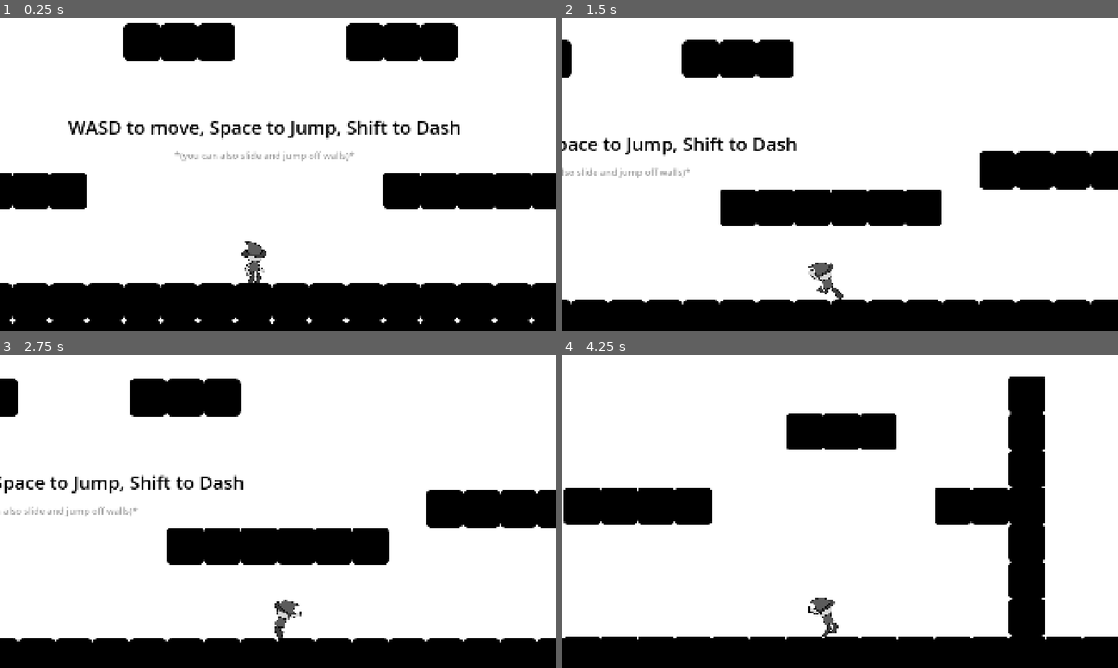
Above: before the commit, frames 1-4 (two rows, left to right).
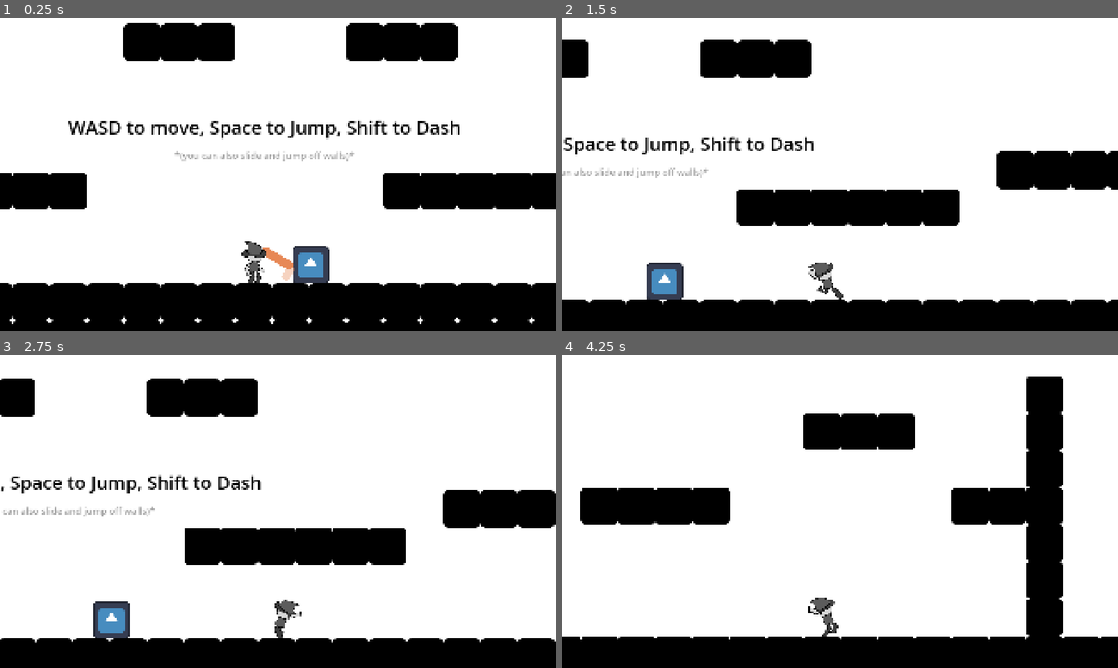
Above: after the commit, the same moments.

Repository: MaWo31/Metroidvania
Game: Godot game, scene res://Scenes/root.tscn
Two runs of this game, one before a commit and one after it. Both use one fixed random seed, a clock stepped at 60 frames per second and the inputs below. The engine's default icon, where the game draws it, is replaced by a stand-in: a white triangle on a blue panel in a dark square.
Inputs (mouse positions are in pixels of both pictures, inside the frame that each line leads up to):
- Up to frame 1 (0.25 s): no input
- Up to frame 2 (1.5 s): tap Enter at 0.5 s; move the mouse to (962, 158) at 0.52 s; hold D (move_right) from 0.53 s (still down); click (962, 158) at 0.6 s; tap Space (jump) at 0.77 s; tap S (look_down, bound only after the commit) at 0.8, 1.35 s; move the mouse to (728, 190) at 1.27 s; click (728, 190) at 1.42 s
- Up to frame 3 (2.75 s): tap Space (jump) at 1.52 s; tap W (look_up, bound only after the commit) at 1.55, 2.1 s; move the mouse to (333, 442) at 2.02 s; release D (move_right) at 2.03 s; hold A (move_left) from 2.03 s (still down); click (333, 442) at 2.3 s
- Up to frame 4 (4.25 s): move the mouse to (812, 574) at 2.77 s; release A (move_left) at 2.78 s; hold D (move_right) from 2.78 s (still down); tap Shift (dash) at 2.85 s; click (812, 574) at 2.92 s; tap Space (jump) at 3.02, 3.77 s; tap S (look_down, bound only after the commit) at 3.05 s; move the mouse to (1006, 558) at 3.52 s; click (1006, 558) at 3.6 s; tap W (look_up, bound only after the commit) at 3.8 s

The runs differ from the first frame. In frame 1, 0.9% of the frame differs, in the area x 47-60%, y 72-85%; in frame 2, 5.2%; in frame 3, 5.2%; in frame 4, 7.1%, in the area x 0-97%, y 6-91%.

Commit message:
HealthCompnent, HurtBox, HitBox

Diff:
--- /dev/null
+++ b/Scenes/attack_dummy.tscn
@@ -0,0 +1,34 @@
+[gd_scene format=3 uid="uid://dhrwfoiwrwe1s"]
+
+[ext_resource type="Texture2D" uid="uid://cu71x1t6uiqad" path="res://icon.svg" id="1_a0qys"]
+[ext_resource type="Script" uid="uid://c4lrggecpsbm7" path="res://Scripts/attack_dummy.gd" id="1_y6qmo"]
+[ext_resource type="Script" uid="uid://17tlnc232pr3" path="res://Scripts/health_component.gd" id="2_f0dhx"]
+[ext_resource type="Script" uid="uid://f2uvgn77p1mv" path="res://Scripts/hurtbox.gd" id="4_boaht"]
+
+[sub_resource type="RectangleShape2D" id="RectangleShape2D_kucvw"]
+size = Vector2(128, 128)
+
+[sub_resource type="RectangleShape2D" id="RectangleShape2D_riqys"]
+size = Vector2(128, 128)
+
+[node name="AttackDummy" type="CharacterBody2D" unique_id=389073929 groups=["Enemy"]]
+collision_layer = 4
+collision_mask = 2
+script = ExtResource("1_y6qmo")
+
+[node name="Sprite2D" type="Sprite2D" parent="." unique_id=554619888]
+texture = ExtResource("1_a0qys")
+
+[node name="CollisionShape2D" type="CollisionShape2D" parent="." unique_id=139462250]
+shape = SubResource("RectangleShape2D_kucvw")
+
+[node name="HealthComponent" type="Node" parent="." unique_id=1985545786]
+script = ExtResource("2_f0dhx")
+metadata/_custom_type_script = "uid://17tlnc232pr3"
+
+[node name="HurtBox" type="Area2D" parent="." unique_id=325396890]
+script = ExtResource("4_boaht")
+metadata/_custom_type_script = "uid://f2uvgn77p1mv"
+
+[node name="CollisionShape2D" type="CollisionShape2D" parent="HurtBox" unique_id=1423914025]
+shape = SubResource("RectangleShape2D_riqys")
--- a/Scenes/player.tscn
+++ b/Scenes/player.tscn
@@ -7,6 +7,10 @@
 [ext_resource type="Texture2D" uid="uid://dkpoopknxgdka" path="res://Assets/PlayerSpriteSheet.png" id="6_3smsa"]
 [ext_resource type="Script" uid="uid://b5r8h7gwsus1k" path="res://Scripts/player_states.gd" id="6_x3wgy"]
 [ext_resource type="Script" uid="uid://bi560iwtv15ev" path="res://Scripts/player_animations.gd" id="7_3smsa"]
+[ext_resource type="Script" uid="uid://17tlnc232pr3" path="res://Scripts/health_component.gd" id="8_8erm5"]
+[ext_resource type="Script" uid="uid://f2uvgn77p1mv" path="res://Scripts/hurtbox.gd" id="9_f1ek2"]
+[ext_resource type="Script" uid="uid://duee5dfv7fo3y" path="res://Scripts/hitbox.gd" id="10_tx1dd"]
+[ext_resource type="Texture2D" uid="uid://dtssi5dsl5cg7" path="res://Assets/slash.png" id="11_gymyn"]
 
 [sub_resource type="AtlasTexture" id="AtlasTexture_pu2lt"]
 atlas = ExtResource("6_3smsa")
@@ -95,7 +99,43 @@
 [sub_resource type="RectangleShape2D" id="RectangleShape2D_bhunq"]
 size = Vector2(22, 114)
 
-[node name="Player" type="CharacterBody2D" unique_id=1599080216]
+[sub_resource type="CapsuleShape2D" id="CapsuleShape2D_tx1dd"]
+radius = 11.0
+height = 94.0
+
+[sub_resource type="RectangleShape2D" id="RectangleShape2D_sn0t7"]
+size = Vector2(115, 119)
+
+[sub_resource type="AtlasTexture" id="AtlasTexture_fd4e3"]
+atlas = ExtResource("11_gymyn")
+region = Rect2(768, 0, 256, 256)
+
+[sub_resource type="AtlasTexture" id="AtlasTexture_7dp3o"]
+atlas = ExtResource("11_gymyn")
+region = Rect2(256, 0, 256, 256)
+
+[sub_resource type="AtlasTexture" id="AtlasTexture_h4iuc"]
+atlas = ExtResource("11_gymyn")
+region = Rect2(512, 0, 256, 256)
+
+[sub_resource type="SpriteFrames" id="SpriteFrames_bhunq"]
+animations = [{
+"frames": [{
+"duration": 1.0,
+"texture": SubResource("AtlasTexture_fd4e3")
+}, {
+"duration": 2.0,
+"texture": SubResource("AtlasTexture_7dp3o")
+}, {
+"duration": 1.0,
+"texture": SubResource("AtlasTexture_h4iuc")
+}],
+"loop": 0,
+"name": &"S1",
+"speed": 10.0
+}]
+
+[node name="Player" type="CharacterBody2D" unique_id=1599080216 groups=["Player"]]
 collision_layer = 2
 script = ExtResource("1_cvnsp")
 
@@ -105,6 +145,7 @@
 texture = ExtResource("2_vgqql")
 
 [node name="AnimatedSprite2D" type="AnimatedSprite2D" parent="." unique_id=323939244]
+z_index = 10
 scale = Vector2(0.6, 0.6)
 sprite_frames = SubResource("SpriteFrames_riqys")
 animation = &"Idle"
@@ -150,3 +191,42 @@
 script = ExtResource("7_3smsa")
 player = NodePath("..")
 metadata/_custom_type_script = "uid://bi560iwtv15ev"
+
+[node name="HealthComponent" type="Node" parent="." unique_id=1686583511]
+script = ExtResource("8_8erm5")
+metadata/_custom_type_script = "uid://17tlnc232pr3"
+
+[node name="HurtBox" type="Area2D" parent="." unique_id=2123369679]
+collision_layer = 2
+collision_mask = 4
+script = ExtResource("9_f1ek2")
+metadata/_custom_type_script = "uid://f2uvgn77p1mv"
+
+[node name="CollisionShape2D" type="CollisionShape2D" parent="HurtBox" unique_id=153954389]
+z_index = 20
+position = Vector2(-5, 15)
+shape = SubResource("CapsuleShape2D_tx1dd")
+debug_color = Color(0.16499284, 0.6449637, 1.732707e-06, 0.41960785)
+
+[node name="Attacks" type="Node2D" parent="." unique_id=2013669822]
+
+[node name="Attack1" type="Area2D" parent="Attacks" unique_id=1500470452]
+collision_layer = 2
+collision_mask = 4
+script = ExtResource("10_tx1dd")
+metadata/_custom_type_script = "uid://duee5dfv7fo3y"
+
+[node name="CollisionShape2D" type="CollisionShape2D" parent="Attacks/Attack1" unique_id=691652263]
+position = Vector2(85, 8.5)
+shape = SubResource("RectangleShape2D_sn0t7")
+disabled = true
+debug_color = Color(0.97390443, 0, 0.4340493, 0.41960785)
+
+[node name="Slash" type="AnimatedSprite2D" parent="Attacks" unique_id=1176730610]
+z_index = 9
+position = Vector2(82, 7)
+scale = Vector2(0.5, 0.5)
+sprite_frames = SubResource("SpriteFrames_bhunq")
+animation = &"S1"
+frame = 1
+frame_progress = 1.0
--- a/Scenes/root.tscn
+++ b/Scenes/root.tscn
@@ -3,6 +3,7 @@
 [ext_resource type="Texture2D" uid="uid://cu71x1t6uiqad" path="res://icon.svg" id="1_i04dx"]
 [ext_resource type="PackedScene" uid="uid://c5eaedhs2mkll" path="res://Scenes/player.tscn" id="2_8pvmw"]
 [ext_resource type="Script" uid="uid://c60wetvvem2kr" path="res://Scripts/camera_2d.gd" id="3_vnucn"]
+[ext_resource type="PackedScene" uid="uid://dhrwfoiwrwe1s" path="res://Scenes/attack_dummy.tscn" id="4_c3mwy"]
 
 [sub_resource type="TileSetAtlasSource" id="TileSetAtlasSource_8pvmw"]
 texture = ExtResource("1_i04dx")
@@ -63,3 +64,6 @@
 theme_override_colors/font_color = Color(0.62152386, 0.62152386, 0.6215238, 1)
 theme_override_font_sizes/font_size = 32
 text = "*(you can also slide and jump off walls)*"
+
+[node name="AttackDummy" parent="." unique_id=389073929 instance=ExtResource("4_c3mwy")]
+position = Vector2(6, -64)
--- /dev/null
+++ b/Scripts/attack_dummy.gd
@@ -0,0 +1,3 @@
+class_name Enemy extends CharacterBody2D
+
+@onready var health_component: HealthComponent = $HealthComponent
--- /dev/null
+++ b/Scripts/health_component.gd
@@ -0,0 +1,24 @@
+class_name HealthComponent extends Node
+
+signal died
+signal health_changed
+
+@export var max_health := 2.0
+
+var health := 0.0
+
+func _ready() -> void:
+	health = max_health
+
+func take_dmg(amount):
+	health -= amount
+	clamp(health, 0, max_health)
+	print(owner, " ouch")
+	if health == 0:
+		died.emit()
+	health_changed.emit()
+
+func heal(amount):
+	health += amount
+	clamp(health, 0, max_health)
+	health_changed.emit()
--- /dev/null
+++ b/Scripts/hitbox.gd
@@ -0,0 +1,8 @@
+class_name HitBox extends Area2D
+
+@export var damage := 1
+@export var impact := 0.5
+
+func _ready() -> void:
+	collision_layer = 16
+	collision_mask = 0
--- /dev/null
+++ b/Scripts/hurtbox.gd
@@ -0,0 +1,28 @@
+class_name HurtBox extends Area2D
+
+func _ready() -> void:
+	collision_layer = 0
+	collision_mask = 16
+	area_entered.connect(_on_area_entered)
+
+func _on_area_entered(hitbox: HitBox) -> void:
+	if hitbox == null:
+		return
+
+	var attacker = hitbox.owner
+	var target = owner
+
+	if attacker == null or target == null:
+		return
+
+	if attacker.is_in_group("Player") and target.is_in_group("Player"):
+		return
+
+	if attacker.is_in_group("Enemy") and target.is_in_group("Enemy"):
+		return
+
+	if owner.get_node("HealthComponent") != null:
+		owner.health_component.take_dmg(hitbox.damage)
+		get_tree().paused = true
+		await get_tree().create_timer(hitbox.impact / 10).timeout
+		get_tree().paused = false
--- a/Scripts/input_component.gd
+++ b/Scripts/input_component.gd
@@ -5,9 +5,13 @@
 var jump_pressed := false
 var jump_released := false
 var dash_pressed := false
+var attack_pressed := false
+var attack_dir := Vector2.ZERO
 
 func update() -> void:
 	move_dir = Input.get_axis("move_left", "move_right")
+	attack_dir = Input.get_vector("move_left","move_right","look_up","look_down")
 	jump_pressed = Input.is_action_just_pressed("jump")
 	jump_released = Input.is_action_just_released("jump")
 	dash_pressed = Input.is_action_just_pressed("dash")
+	attack_pressed = Input.is_action_just_pressed("attack")
--- a/Scripts/player.gd
+++ b/Scripts/player.gd
@@ -5,6 +5,13 @@
 @onready var player_states: PlayerStates = %PlayerStates
 @onready var sprite: AnimatedSprite2D = $AnimatedSprite2D
 @onready var player_animations: PlayerAnimations = %PlayerAnimations
+@onready var health_component: HealthComponent = $HealthComponent
+@onready var attack1: CollisionShape2D = $Attacks/Attack1/CollisionShape2D
+@onready var attacks: Node2D = $Attacks
+@onready var slash: AnimatedSprite2D = $Attacks/Slash
+
+func _ready() -> void:
+	health_component.died.connect(_on_died)
 
 func _physics_process(delta: float) -> void:
 	input_component.update()
@@ -16,3 +23,25 @@
 	player_animations.update()
 
 	move_and_slide()
+
+	if input_component.attack_pressed:
+		attack()
+
+func _on_died():
+	print("ded")
+
+func attack():
+	var attack_dir = input_component.attack_dir
+	if abs(attack_dir.x) > abs(attack_dir.y):
+		attack_dir = Vector2(sign(attack_dir.x), 0)
+	else:
+		attack_dir = Vector2(0, sign(attack_dir.y))
+	if attack_dir == Vector2.ZERO:
+		attack_dir = Vector2(player_movement.facing_dir, 0)
+	attacks.rotation = attack_dir.angle()
+	attack1.disabled = false
+	slash.visible = true
+	slash.play("S1")
+	await get_tree().create_timer(0.4).timeout
+	attack1.disabled = true
+	slash.visible = false
--- a/Scripts/player_movement.gd
+++ b/Scripts/player_movement.gd
@@ -2,6 +2,7 @@
 
 @onready var player_states: PlayerStates = %PlayerStates
 @onready var sprite: AnimatedSprite2D = $"../AnimatedSprite2D"
+@onready var slashcol: Node2D = $"../Attacks"
 
 @export var body: Player
 @export var jump_buffer: Timer
@@ -58,8 +59,10 @@
 
 	if body.velocity.x > 0:
 		sprite.flip_h = false
+		slashcol.scale.y = 1
 	elif body.velocity.x < 0:
 		sprite.flip_h = true
+		slashcol.scale.y = -1
 
 	var target_speed = direction * speed
 	var accel := 0.0
--- a/project.godot
+++ b/project.godot
@@ -26,6 +26,11 @@
 
 enabled=PackedStringArray("res://addons/godot_super-wakatime/plugin.cfg")
 
+[global_group]
+
+Player=""
+Enemy=""
+
 [input]
 
 move_left={
@@ -48,6 +53,28 @@
 "events": [Object(InputEventKey,"resource_local_to_scene":false,"resource_name":"","device":-1,"window_id":0,"alt_press …(195 unchanged characters)…
 ]
 }
+attack={
+"deadzone": 0.2,
+"events": [Object(InputEventMouseButton,"resource_local_to_scene":false,"resource_name":"","device":-1,"window_id":0,"alt_pressed":false,"shift_pressed":false,"ctrl_pressed":false,"meta_pressed":false,"button_mask":0,"position":Vector2(0, 0),"global_position":Vector2(0, 0),"factor":1.0,"button_index":1,"canceled":false,"pressed":false,"double_click":false,"script":null)
+]
+}
+look_up={
+"deadzone": 0.2,
+"events": [Object(InputEventKey,"resource_local_to_scene":false,"resource_name":"","device":-1,"window_id":0,"alt_pressed":false,"shift_pressed":false,"ctrl_pressed":false,"meta_pressed":false,"pressed":false,"keycode":0,"physical_keycode":87,"key_label":0,"unicode":119,"location":0,"echo":false,"script":null)
+]
+}
+look_down={
+"deadzone": 0.2,
+"events": [Object(InputEventKey,"resource_local_to_scene":false,"resource_name":"","device":-1,"window_id":0,"alt_pressed":false,"shift_pressed":false,"ctrl_pressed":false,"meta_pressed":false,"pressed":false,"keycode":0,"physical_keycode":83,"key_label":0,"unicode":115,"location":0,"echo":false,"script":null)
+]
+}
+
+[layer_names]
+
+2d_physics/layer_1="World"
+2d_physics/layer_2="Player"
+2d_physics/layer_3="Enemy"
+2d_physics/layer_5="Hitbox"
 
 [physics]
 
Binary file added: Assets/slash.png
Not shown, added: Assets/slash.png.import
Not shown, added: Scripts/attack_dummy.gd.uid
Not shown, added: Scripts/health_component.gd.uid
Not shown, added: Scripts/hitbox.gd.uid
Not shown, added: Scripts/hurtbox.gd.uid
Not shown, added: Scenes/player.tscn6313957482.tmp
